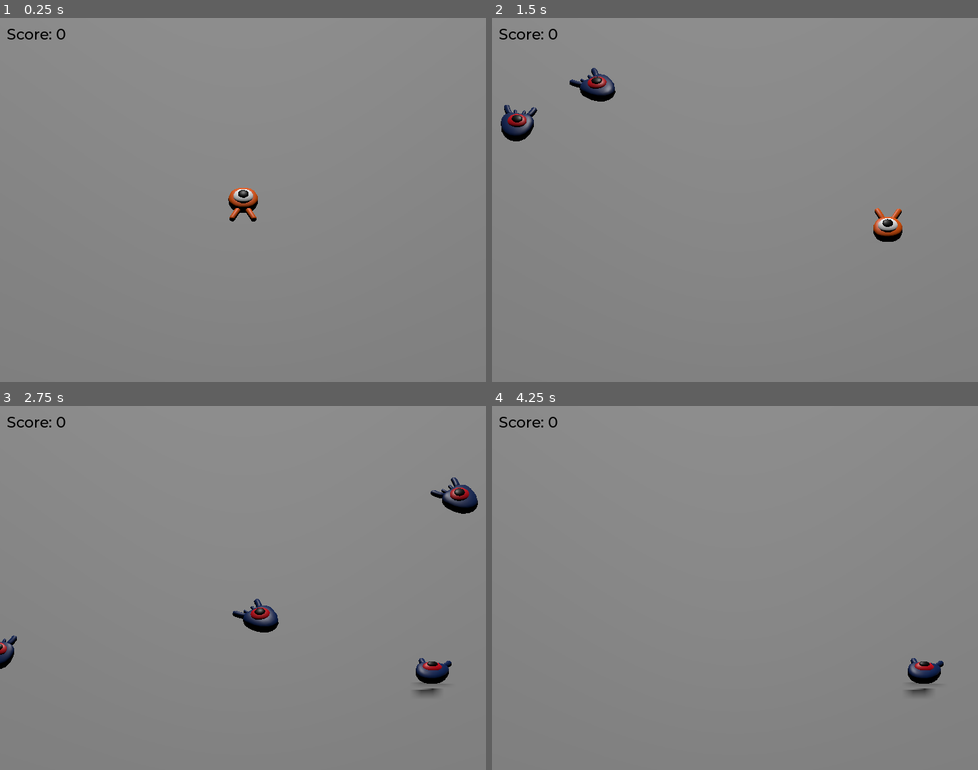
Above: before the commit, frames 1-4 (two rows, left to right).
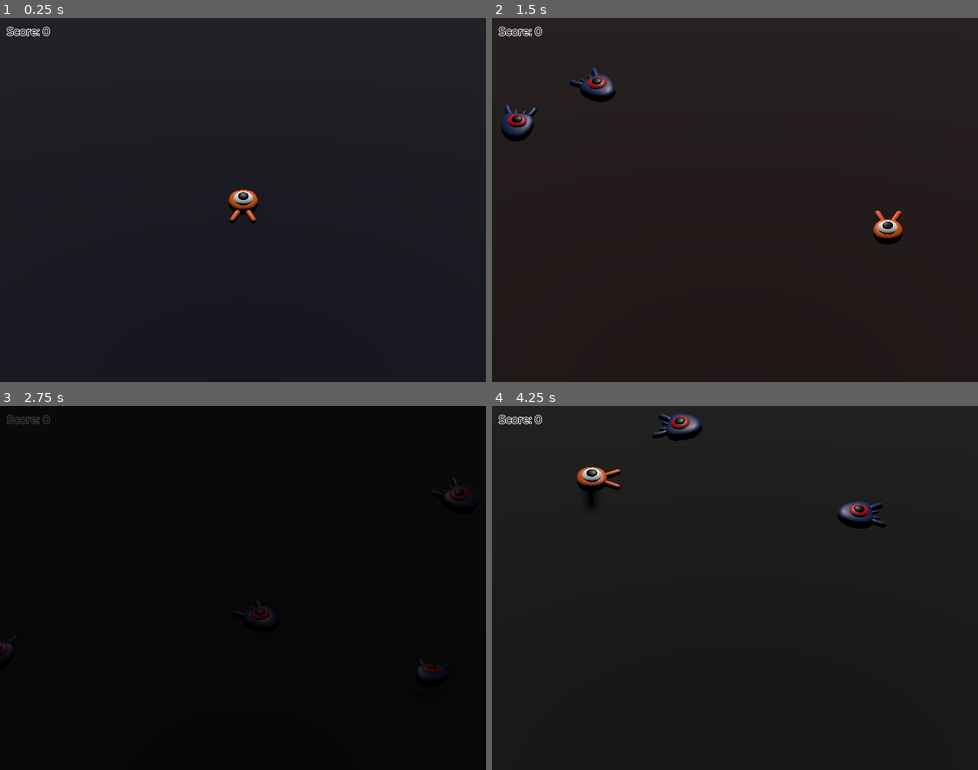
Above: after the commit, the same moments.

Repository: jacmba/squash-the-creep
Game: Godot game, scene res://scenes/main.tscn
Same seed, same stepped clock (60 frames per second), same inputs: the game is played once before the commit and once after it.
Inputs:
- Up to frame 1 (0.25 s): no input
- Up to frame 2 (1.5 s): tap Enter (ui_accept) at 0.5, 1.35 s; hold Right (move_right) 0.53-1.28 s; hold Enter (ui_accept) 0.53-1.28 s; tap Space (jump) at 0.77 s; hold Down (move_down) from 1.28 s (still down)
- Up to frame 3 (2.75 s): tap Space (jump) at 1.52 s; release Down (move_down) at 2.03 s; hold Right (move_right) from 2.03 s (still down); hold Enter (ui_accept) from 2.03 s (still down)
- Up to frame 4 (4.25 s): release Right (move_right) at 2.78 s; release Enter (ui_accept) at 2.78 s; hold Up (move_up) 2.78-3.53 s; tap Enter (ui_accept) at 2.85 s; tap Space (jump) at 3.02, 3.77 s; hold Left (move_left) from 3.53 s (still down); hold Enter (ui_accept) from 3.53 s (still down)

The runs differ from the first frame. In frame 1, 100% of the frame differs, in the area x 0-100%, y 0-100%; in frame 2, 99%; in frame 3, 99%; in frame 4, 100%.

Commit message:
Retry on death

Diff:
--- /dev/null
+++ b/materials/ground.tres
@@ -0,0 +1,7 @@
+[gd_resource type="ShaderMaterial" load_steps=2 format=3 uid="uid://b5wcn7mfqc7hl"]
+
+[ext_resource type="Shader" path="res://shaders/ground.gdshader" id="1_okr1f"]
+
+[resource]
+render_priority = 0
+shader = ExtResource("1_okr1f")
--- a/project.godot
+++ b/project.godot
@@ -15,6 +15,10 @@
 config/features=PackedStringArray("4.1")
 boot_splash/show_image=false
 config/icon="res://icon.png"
+
+[autoload]
+
+MusicPlayer="*res://scenes/music_player.tscn"
 
 [display]
 
--- a/scenes/main.tscn
+++ b/scenes/main.tscn
@@ -1,8 +1,9 @@
-[gd_scene load_steps=10 format=3 uid="uid://b2bf18vvctyqc"]
+[gd_scene load_steps=12 format=3 uid="uid://b2bf18vvctyqc"]
 
 [ext_resource type="PackedScene" uid="uid://b5kekfn40jtch" path="res://scenes/player.tscn" id="1_3fuv2"]
 [ext_resource type="Script" path="res://scripts/main.gd" id="1_26qcf"]
 [ext_resource type="PackedScene" uid="uid://b74sswghtjdvd" path="res://scenes/mob.tscn" id="2_ktybu"]
+[ext_resource type="Material" uid="uid://b5wcn7mfqc7hl" path="res://materials/ground.tres" id="3_k1dnk"]
 [ext_resource type="Script" path="res://scripts/ui.gd" id="4_2gu0r"]
 [ext_resource type="FontFile" uid="uid://6tnmhyr3pnve" path="res://fonts/Montserrat-Medium.ttf" id="4_bbq0o"]
 
@@ -10,6 +11,7 @@
 size = Vector3(60, 2, 60)
 
 [sub_resource type="BoxMesh" id="BoxMesh_7sbsd"]
+material = ExtResource("3_k1dnk")
 size = Vector3(60, 2, 60)
 
 [sub_resource type="Curve3D" id="Curve3D_dvk26"]
@@ -22,6 +24,10 @@
 [sub_resource type="Theme" id="Theme_p76vt"]
 default_font = ExtResource("4_bbq0o")
 default_font_size = 22
+
+[sub_resource type="LabelSettings" id="LabelSettings_r1eeu"]
+font_color = Color(0, 0, 0, 1)
+outline_size = 4
 
 [node name="Main" type="Node"]
 script = ExtResource("1_26qcf")
@@ -75,6 +81,18 @@
 theme = SubResource("Theme_p76vt")
 theme_override_colors/font_color = Color(0, 0, 0, 1)
 text = "Score: 0"
+label_settings = SubResource("LabelSettings_r1eeu")
+
+[node name="Retry" type="ColorRect" parent="UI"]
+visible = false
+layout_mode = 1
+anchors_preset = 15
+anchor_right = 1.0
+anchor_bottom = 1.0
+grow_horizontal = 2
+grow_vertical = 2
+color = Color(0, 0, 0, 0.709804)
+metadata/_edit_use_anchors_ = true
 
 [connection signal="hit" from="Player" to="." method="_on_player_hit"]
 [connection signal="timeout" from="MobTimer" to="." method="_on_mob_timer_timeout"]
--- /dev/null
+++ b/scenes/music_player.tscn
@@ -0,0 +1,7 @@
+[gd_scene load_steps=2 format=3 uid="uid://bnvlexfvwijwh"]
+
+[ext_resource type="AudioStream" uid="uid://cb7gw4ot1rxax" path="res://art/House In a Forest Loop.ogg" id="1_2xv40"]
+
+[node name="MusicPlayer" type="AudioStreamPlayer"]
+stream = ExtResource("1_2xv40")
+autoplay = true
--- a/scenes/player.tscn
+++ b/scenes/player.tscn
@@ -4,7 +4,7 @@
 [ext_resource type="Script" path="res://scripts/player.gd" id="1_irnb3"]
 
 [sub_resource type="SphereShape3D" id="SphereShape3D_ndcfu"]
-radius = 0.995521
+radius = 0.801939
 
 [sub_resource type="CylinderShape3D" id="CylinderShape3D_7cs1y"]
 height = 0.392594
@@ -19,7 +19,7 @@
 [node name="Character" parent="Pivot" instance=ExtResource("1_in2mj")]
 
 [node name="CollisionShape3D" type="CollisionShape3D" parent="."]
-transform = Transform3D(1, 0, 0, 0, 1, 0, 0, 0, 1, 0, 0.316488, 0)
+transform = Transform3D(1, 0, 0, 0, 1, 0, 0, 0, 1, 0, 0.342149, 0)
 shape = SubResource("SphereShape3D_ndcfu")
 
 [node name="MobDetector" type="Area3D" parent="."]
--- a/scripts/main.gd
+++ b/scripts/main.gd
@@ -1,6 +1,13 @@
 extends Node
 
 @export var mob_scene: PackedScene
+
+func _ready():
+	$UI/Retry.hide()
+
+func _unhandled_input(event):
+	if event.is_action_pressed("ui_accept") and $UI/Retry.visible:
+		get_tree().reload_current_scene()
 
 func _on_mob_timer_timeout():
 	var mob = mob_scene.instantiate()
@@ -15,3 +22,4 @@
 
 func _on_player_hit():
 	$MobTimer.stop()
+	$UI/Retry.show()
--- /dev/null
+++ b/shaders/ground.gdshader
@@ -0,0 +1,8 @@
+shader_type spatial;
+
+void fragment() {
+	ALBEDO.r *= sin(TIME) * 0.1;
+	ALBEDO.b *= cos(TIME) * 0.1;
+	ALBEDO.g = ALBEDO.r * ALBEDO.b;
+	METALLIC *= ALBEDO.g;
+}
--- /dev/null
+++ b/shaders/test_shader.tres
@@ -0,0 +1,9 @@
+[gd_resource type="VisualShader" format=3 uid="uid://ci1ocardojcct"]
+
+[resource]
+code = "shader_type spatial;
+render_mode blend_mix, depth_draw_opaque, cull_back, diffuse_lambert, specular_schlick_ggx;
+
+
+
+"
